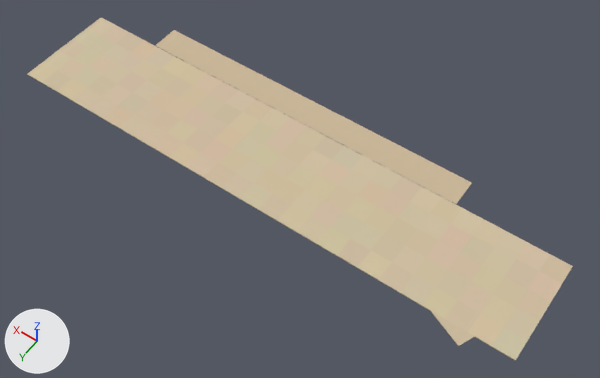
Before and after pictures for a commit that changed the glTF model games/yorimichi/assets/belmonte/meshes/SM_BM_BHip_SalonGrounds.glb.
Camera for both pictures: a 50 mm lens placed at (-38.1, 70.5, 69.6), pointed at (-5.4, 24.9, -2.2). Every picture has the same lights, and +X, +Y and +Z are marked at lower left. The older version comes first. Vertices at exactly the same position are counted once.

The first picture shows 'SM_BM_BHip_SalonGrounds'.
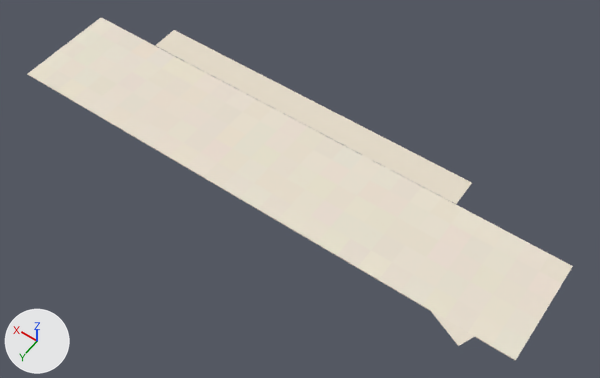
Where the change shows, as pixel boxes [x1, y1, x2, y2] in the pictures (600 x 378 px):
part 1 of me_sm_bhip_salongrounds, recoloured (beige to pale yellow)
    both: [27, 18, 573, 361]

The change, as a list of edits to the scene's bpy script:
```text
Change me_sm_bhip_salongrounds:
    where me_sm_bhip_salongrounds.from_pydata(...)  # 284 vertices, 404 faces; spans x -34.0..30.0, y 15.0..32.7, z -0.1..0.1
    used by ob_sm_bm_bhip_salongrounds; location = (0.0, 0.0, 0.0)
    me_sm_bhip_salongrounds part 1: 404 faces centred in x -34.0..30.0, y 15.6..32.4, z 0.0..0.1 are repainted in the vertex colours; the middle colour goes from beige #cfbd9f to pale yellow #e9dfcf
```
